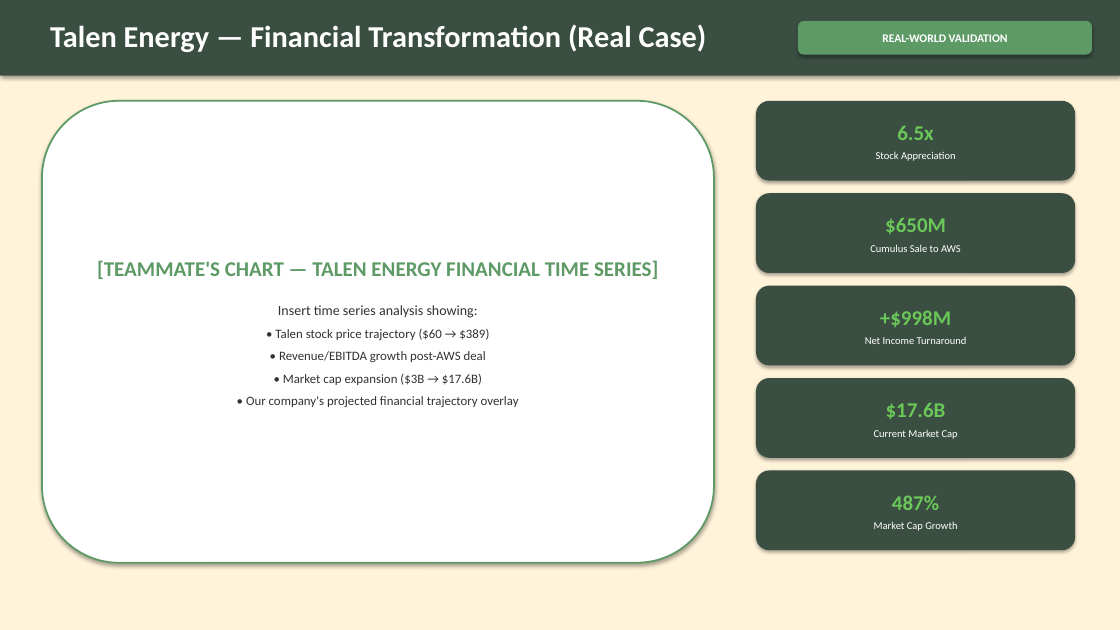
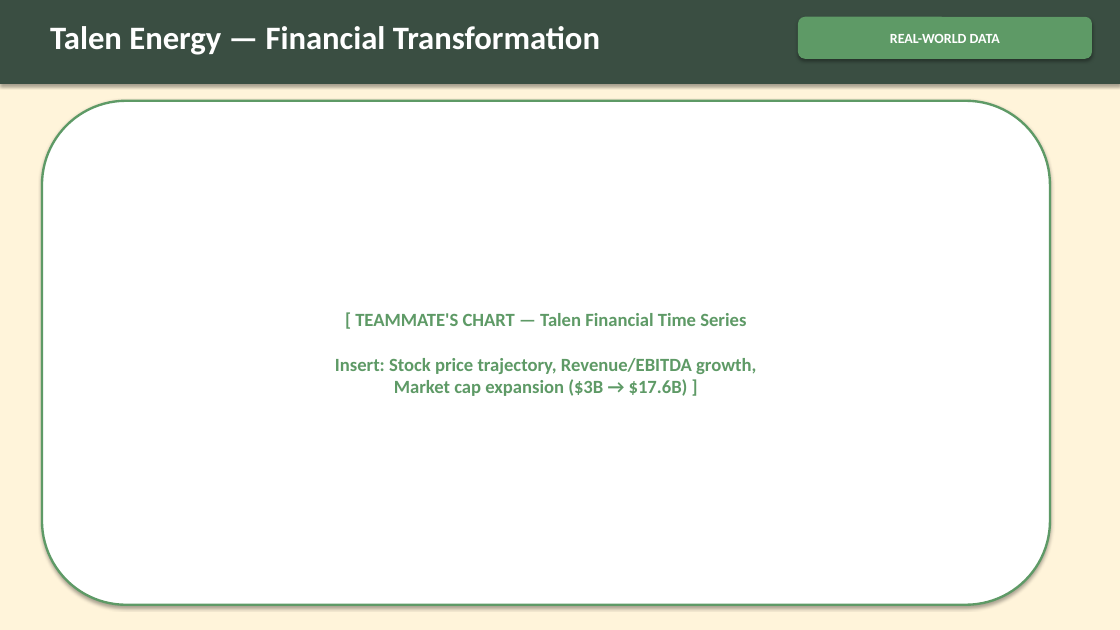
Before and after one commit to Anhiune/NAPE_Competition_Case, a slide deck: slide 6 of NAPE_Final_Presentation.pptx. Drawn at 1120x630 pixels with LibreOffice and Linux fonts; fonts in the diff are those of the drawing. Boxes give left, top, right and bottom in pixels: in the first picture for what was removed or moved away, otherwise in the second. Text is boxed around its words. In the diff, an @@ line names an element or a change of style, - is before the commit and + after.

Commit message:
Rebuilt PPTX: PNG charts, bigger fonts, less text, strict framework

```diff
--- a/NAPE_Final_Presentation.pptx
+++ b/NAPE_Final_Presentation.pptx
@@ rectangle: place and size @@
-rectangle at (0,0,1120,76)
+rectangle at (0,0,1120,84)
@@ text at (50,26,600,55): text changed; size 26 to 28 pt @@
-Talen Energy — Financial Transformation (Real Case)
+Talen Energy — Financial Transformation
@@ rounded rectangle "REAL-WORLD DATA": place and size @@
-rounded rectangle "REAL-WORLD DATA" at (798,21,1092,55)
+rounded rectangle "REAL-WORLD DATA" at (798,17,1092,59)
@@ text in rounded rectangle at (890,34,1000,43): text changed; size 10 to 12 pt @@
-REAL-WORLD VALIDATION
+REAL-WORLD DATA
@@ rounded rectangle "[ TEAMMATE'S CHART — Talen ...": place and size @@
-rounded rectangle "[ TEAMMATE'S CHART — Talen ..." at (42,101,714,563)
+rounded rectangle "[ TEAMMATE'S CHART — Talen ..." at (42,101,1050,605)
@@ rounded rectangle "[ TEAMMATE'S CHART — Talen ..." at (42,101,1050,605): outline #5E9A66 1.5 pt to #5E9A66 2 pt @@
@@ rounded rectangle removed at (756,101,1075,181) @@
-6.5x
-Stock Appreciation
@@ rounded rectangle removed at (756,193,1075,273) @@
-$650M
-Cumulus Sale to AWS
@@ rounded rectangle removed at (756,286,1075,365) @@
-+$998M
-Net Income Turnaround
@@ text in rounded rectangle at (335,313,756,396): text changed; size 11 to 16 pt; text colour #323232 to #5E9A66; bold on @@
-[TEAMMATE'S CHART — TALEN ENERGY FINANCIAL TIME SERIES]
-Insert time series analysis showing:
-• Talen stock price trajectory ($60 → $389)
-• Revenue/EBITDA growth post-AWS deal
-• Market cap expansion ($3B → $17.6B)
-• Our company's projected financial trajectory overlay
+[ TEAMMATE'S CHART — Talen Financial Time Series
+Insert: Stock price trajectory, Revenue/EBITDA growth,
+Market cap expansion ($3B → $17.6B) ]
@@ rounded rectangle removed at (756,378,1075,458) @@
-$17.6B
-Current Market Cap
@@ rounded rectangle removed at (756,471,1075,550) @@
-487%
-Market Cap Growth
```
Also in this commit, not shown: 13 other slides changed, 1 slide added, 1 slide removed, 1 other file.
